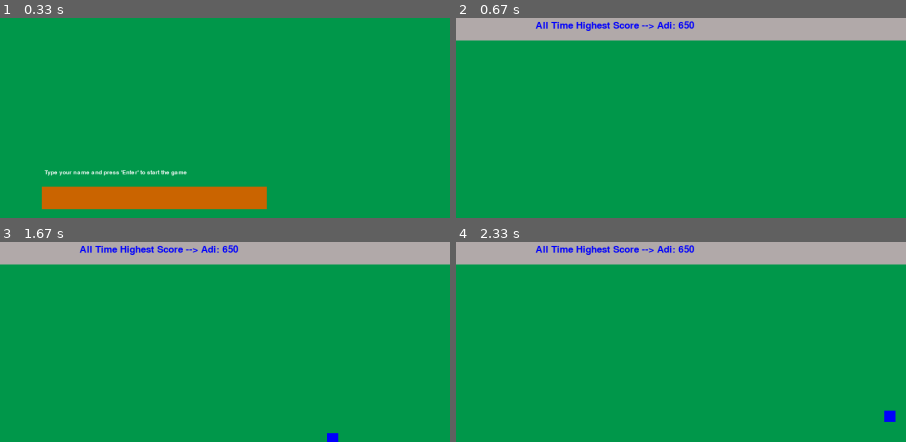
Above: before the commit, frames 1-4 (two rows, left to right).
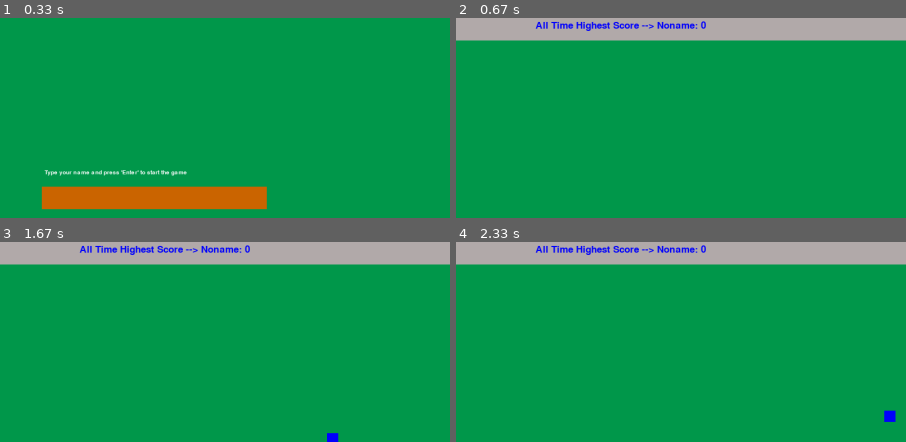
Above: after the commit, the same moments.

Repository: xAdrianCx/PYGAME---SNAKE
Game: pygame game, started from main.py
Two runs of this game, one before a commit and one after it. Both use one fixed random seed, a clock stepped at 60 frames per second and the inputs below.
Inputs:
- Up to frame 1 (0.33 s): no input
- Up to frame 2 (0.67 s): tap Enter at 0.33 s
- Up to frame 3 (1.67 s): hold Right 0.67-1.13 s; hold Up 1.33-1.63 s
- Up to frame 4 (2.33 s): hold Right 1.67-2.13 s; hold Left from 2.17 s (still down)
The pictures show only the part of the screen within x 29-79%, y 0-50%; the shares and areas given below are measured in that part.

Frame 1 is identical in both runs. In frame 2, 0.2% of the frame differs, in the area x 44-56%, y 1-6%; in frame 3, 0.2%; in frame 4, 0.2%.

Commit message:
Created a pause button. Pressing "P" will pause the game. Pressing "P" again will resume the game. Works as intended

Diff:
--- a/game_functions.py
+++ b/game_functions.py
@@ -18,15 +18,11 @@
             if event.key == pygame.K_RIGHT:
                 snake.key_pressed = pygame.K_RIGHT
             if event.key == pygame.K_p:
-                if gs.game_paused == False:
-                    gs.game_paused = True
-                    screen.fill(gs.bg_color)
-                    pnb.draw_player_name_box()
-                    pygame.display.flip()
-                if gs.game_paused == True:
-                    gs.game_paused = False
-
-
+                gs.game_paused = not gs.game_paused
+                pause_msg_font = pygame.font.SysFont("Comic Sans", 50)
+                pause_msg = "Game Paused..."
+                pause_msg_img = pause_msg_font.render(pause_msg, True, "RED")
+                screen.blit(pause_msg_img, ((gs.screen_width // 3), (gs.screen_height // 2)))
             if event.key == pygame.K_RETURN:
                 pnb.player_name_list.append(pnb.player_name)
                 pnb.player_name = ""
@@ -49,7 +45,8 @@
 
 
 def update_snake_length(gs, snake, bait, sb, pnb):
-    """ If collision, update the snake length."""
+    """ A function that detects collisions.
+    Updates the length of snake and creates a new bait at a random position."""
     if snake.rect.colliderect(bait.rect):
         gs.snake_length += 1
         # Increase the score.
@@ -63,7 +60,10 @@
             with open("scoreboard.json", "r+") as file:
                 data = json.load(file)
                 best_player = {}
-                name = pnb.player_name_list[0]
+                if len(pnb.player_name_list) == 0:
+                    name = "NoName"
+                else:
+                    name = pnb.player_name_list[0]
                 high_score = sb.score
                 best_player[name] = high_score
                 data.update(best_player)
@@ -80,17 +80,9 @@
     pnb.draw_player_name_box()
     pygame.display.flip()
     if len(pnb.player_name_list) > 0:
-        gs.game_paused = False
         gs.game_running = True
+
 
 def draw_screen(gs, screen, clock, snake, bait, sb, pnb):
     """ Draw everything to screen."""
-    screen.fill(gs.bg_color)
-    sb.draw_score(pnb)
-    bait.draw_bait()
-    snake.draw_snake()
-    snake.update(sb)
-    print(f"game_running: {gs.game_running}")
-    print(f"game_running: {gs.game_paused}")
-    clock.tick(gs.game_speed)
-    pygame.display.flip()
+    pass
--- a/main.py
+++ b/main.py
@@ -36,14 +36,26 @@
     bait = Bait(gs, screen, sb)
 
     # Main loop.
-    while gs.game_paused:
-        gf.check_key_pressed(gs, screen, snake, pnb)
-        gf.ask_for_username(gs, screen, pnb)
-        pygame.display.flip()
-    while gs.game_running:
-        gf.check_key_pressed(gs, screen, snake, pnb)
-        gf.draw_screen(gs, screen, clock, snake, bait, sb, pnb)
-        gf.update_snake_length(gs, snake, bait, sb, pnb)
-        gf.check_snake_screen_collisions(snake, sb)
+    while True:
+        if not gs.game_running and not gs.game_paused:
+            gf.check_key_pressed(gs, screen, snake, pnb)
+            gf.ask_for_username(gs, screen, pnb)
+        if gs.game_running and not gs.game_paused:
+            screen.fill(gs.bg_color)
+            gf.check_key_pressed(gs, screen, snake, pnb)
+            sb.draw_score(pnb)
+            bait.draw_bait()
+            snake.draw_snake()
+            snake.update(sb)
+            gf.update_snake_length(gs, snake, bait, sb, pnb)
+            gf.check_snake_screen_collisions(snake, sb)
+            print(f"game_running: {gs.game_running}")
+            print(f"game_paused: {gs.game_paused}")
+            print(pnb.player_name_list)
+            clock.tick(gs.game_speed)
+            pygame.display.flip()
+        if gs.game_running and gs.game_paused:
+            gf.check_key_pressed(gs, screen, snake, pnb)
+
 
 run_game()
--- a/scoreboard.json
+++ b/scoreboard.json
@@ -1 +1 @@
-{"NoName": 100, "ADI": 250, "Adi": 650}
+{"NoName": 0}
--- a/settings.py
+++ b/settings.py
@@ -21,5 +21,5 @@
 
     # Increase game speed.
     game_speed = 20
-    game_paused = True
+    game_paused = False
     game_running = False
